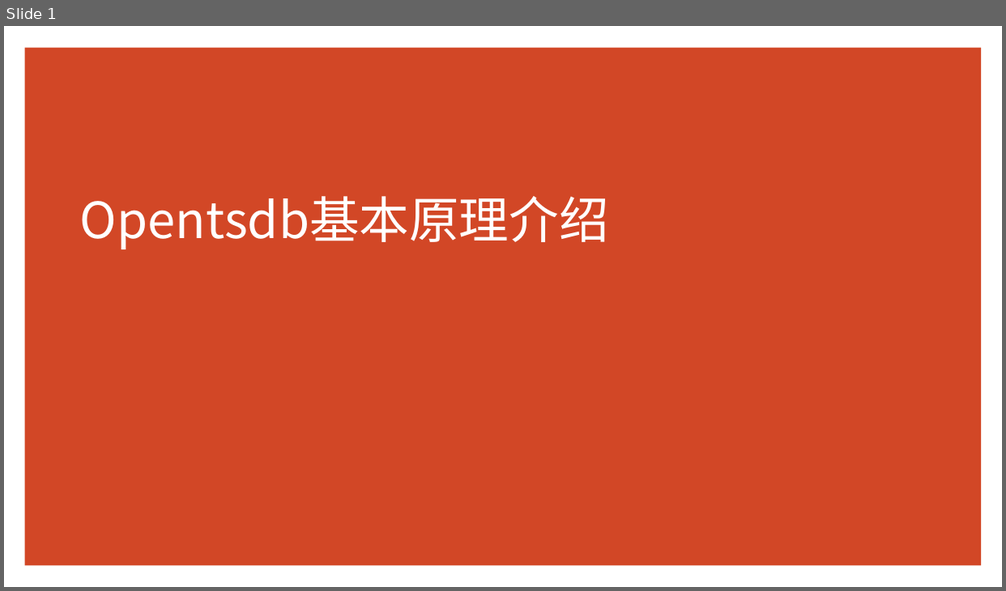
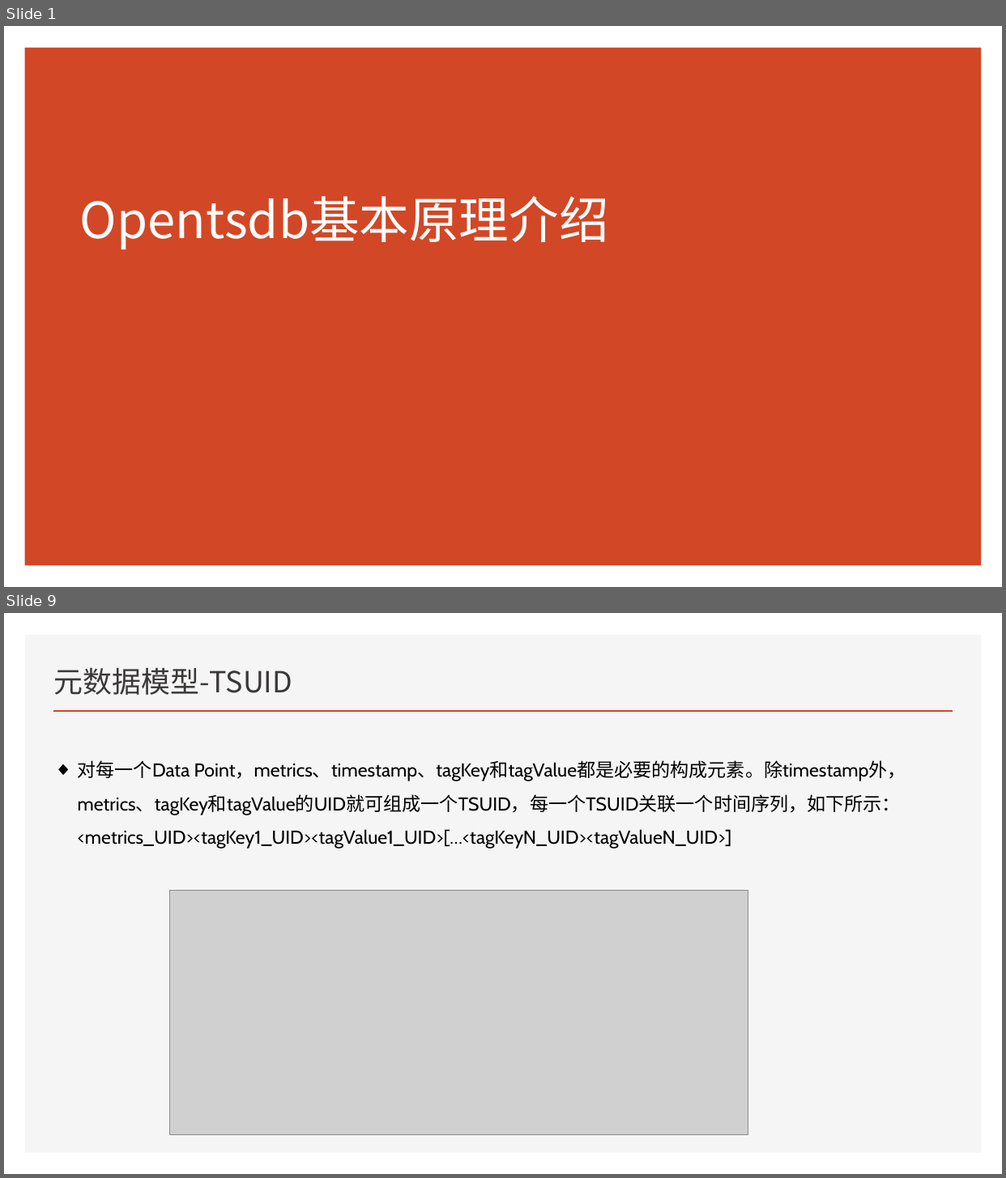
Before and after one commit to Zhangwusheng/Zhangwusheng.github.io, a slide deck: _posts/OpenTsdb基本原理.pptx. Shown one above the other, each under a label of ours: slide 1 before the commit, slides 1 and 9 after it; the slides between them are not shown. The pictures are 1006x591 and 1006x1178 pixels, drawn with LibreOffice and Linux fonts; fonts in the diff are those of the drawing; grey boxes stand for pictures. Boxes give left, top, right and bottom in pixels: in the first picture for what was removed or moved away, otherwise in the second. Text is boxed around its words. In the diff, an @@ line names an element or a change of style, - is before the commit and + after.

```diff
--- a/_posts/OpenTsdb基本原理.pptx
+++ b/_posts/OpenTsdb基本原理.pptx
@@ slide 9 added at bbox=[4, 613, 1002, 1174], background #FFFFFF @@
@@ rectangle added at bbox=[25, 635, 982, 1153], fill #F5F5F5 @@
@@ title added at bbox=[54, 667, 292, 695], 28 pt, text #3B3838 @@
+元数据模型-TSUID
@@ line added from (53, 711) to (953, 711), #D24726 2 pt @@
@@ text added at bbox=[78, 760, 906, 849], 18 pt, text #000000 @@
+◆ 对每一个Data Point，metrics、timestamp、tagKey和tagValue都是必要的构成元素。除timestamp外，metrics、tagKey和tagValue的UID就可组成一个TSUID，每一个TSUID关联一个时间序列，如下所示： <metrics_UID><tagKey1_UID><tagValue1_UID>[…<tagKeyN_UID><tagValueN_UID>]
@@ picture added at bbox=[169, 891, 748, 1135] @@
```
Also in this commit, not shown: 6 slides changed, 19 other slides added, 1 slide removed, 4 other files.
